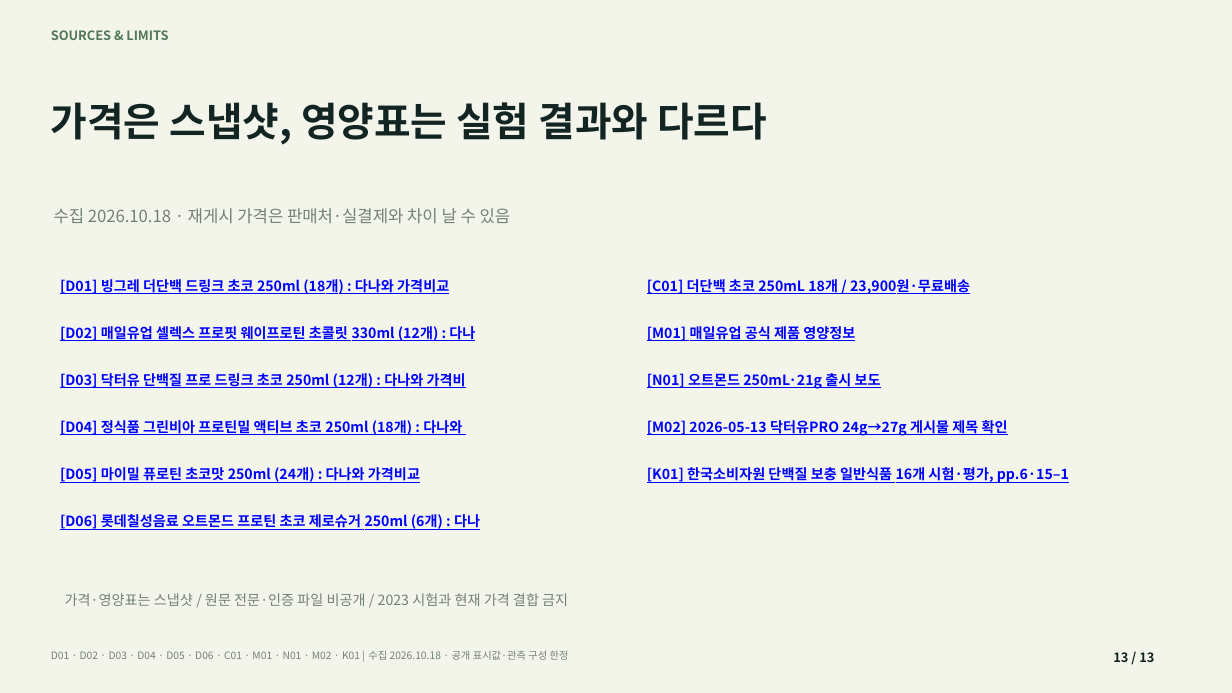
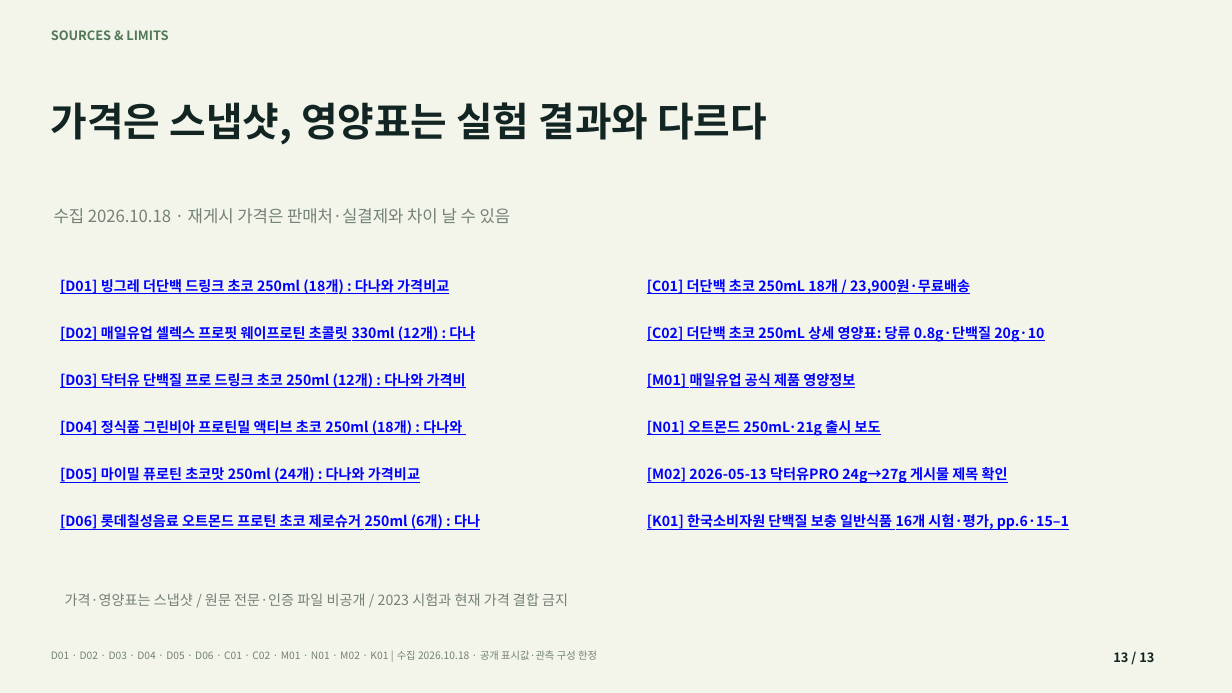
Before and after one commit to ancoded1234/protein-value-analysis, a slide deck: slide 13 of presentation/protein_value_analysis.pptx. Drawn at 1232x693 pixels with LibreOffice and Linux fonts; fonts in the diff are those of the drawing. Boxes give left, top, right and bottom in pixels: in the first picture for what was removed or moved away, otherwise in the second. Text is boxed around its words. In the diff, an @@ line names an element or a change of style, - is before the commit and + after.

```diff
--- a/presentation/protein_value_analysis.pptx
+++ b/presentation/protein_value_analysis.pptx
@@ text added at (x1=647, y1=324, x2=1044, y2=342), 11 pt, text #0000FF, bold, underline @@
+[C02] 더단백 초코 250mL 상세 영양표: 당류 0.8g·단백질 20g·10
@@ text "[M01] 매일유업 공식 제품 영양정보" moved from (x1=647, y1=324, x2=855, y2=342) to (x1=647, y1=371, x2=855, y2=389) @@
@@ 3 texts moved together from (x1=647, y1=373, x2=1069, y2=483) to (x1=647, y1=420, x2=1069, y2=531) @@
@@ text at (x1=51, y1=650, x2=597, y2=660): text changed @@
-D01 · D02 · D03 · D04 · D05 · D06 · C01 · M01 · N01 · M02 · K01 | 수집 2026.10.18 · 공개 표시값·관측 구성 한정
+D01 · D02 · D03 · D04 · D05 · D06 · C01 · C02 · M01 · N01 · M02 · K01 | 수집 2026.10.18 · 공개 표시값·관측 구성 한정
```
Also in this commit, not shown: 2 other slides changed, 17 other files.
